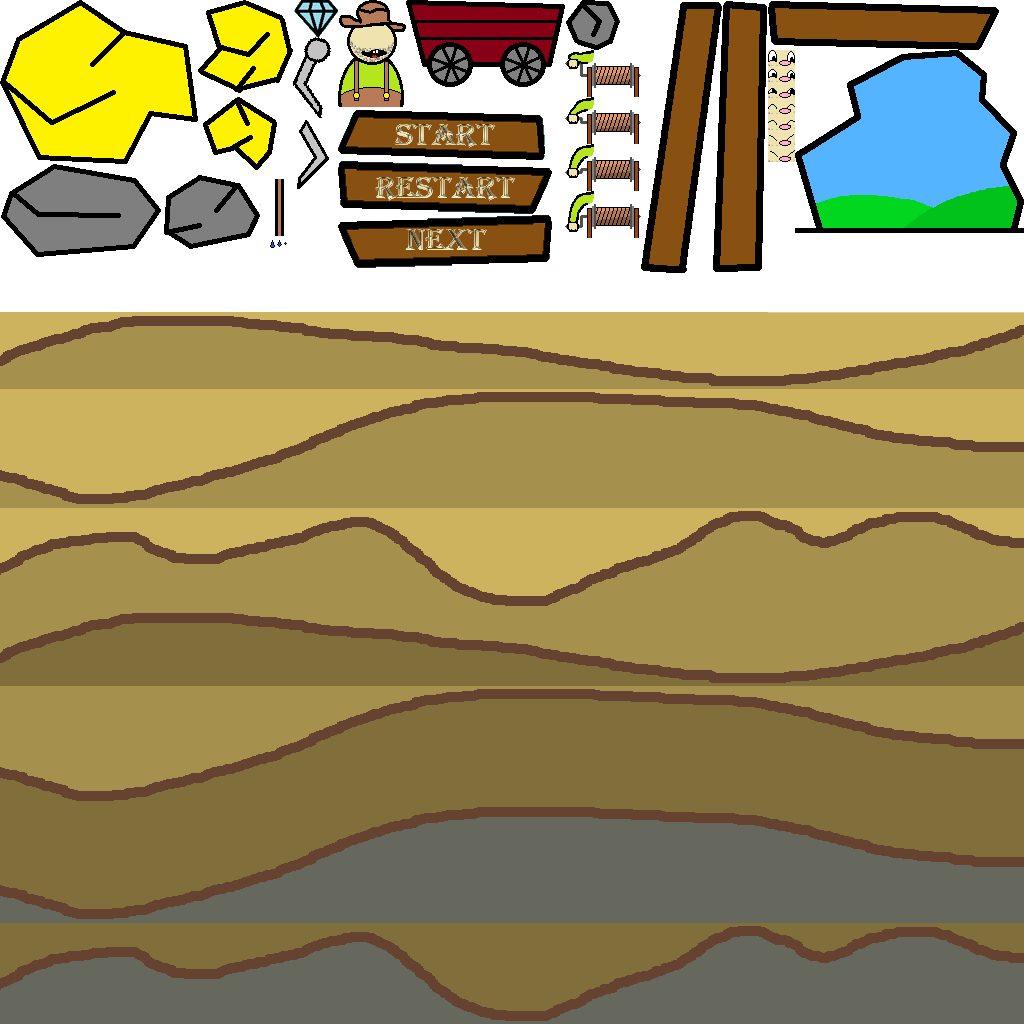
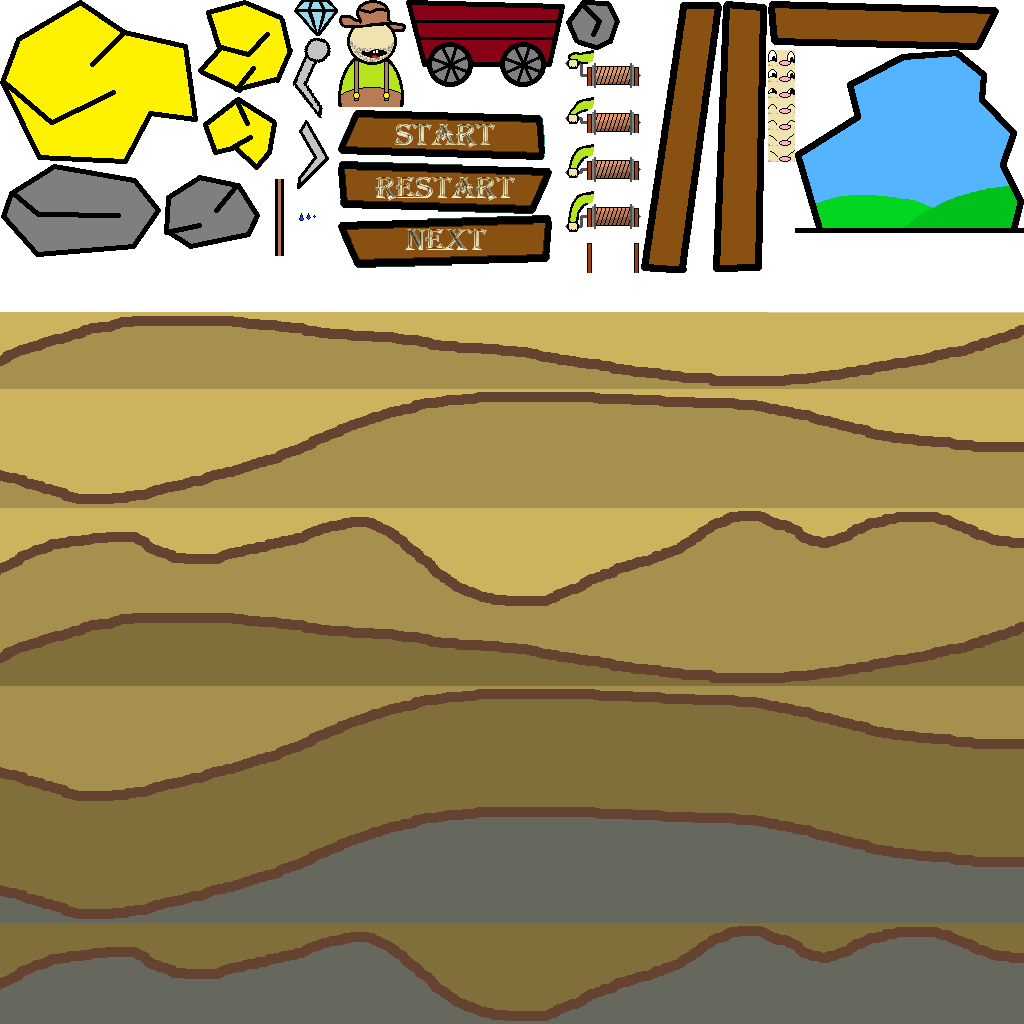
Layer changes from the first 1024×1024 image to the second:
removed layer "Layer 0" over [270, 0, 639, 273]
added layer "Layer 11" above "Layer 12" over [587, 243, 639, 273]
added layer "Layer 12" over [270, 0, 639, 273]
